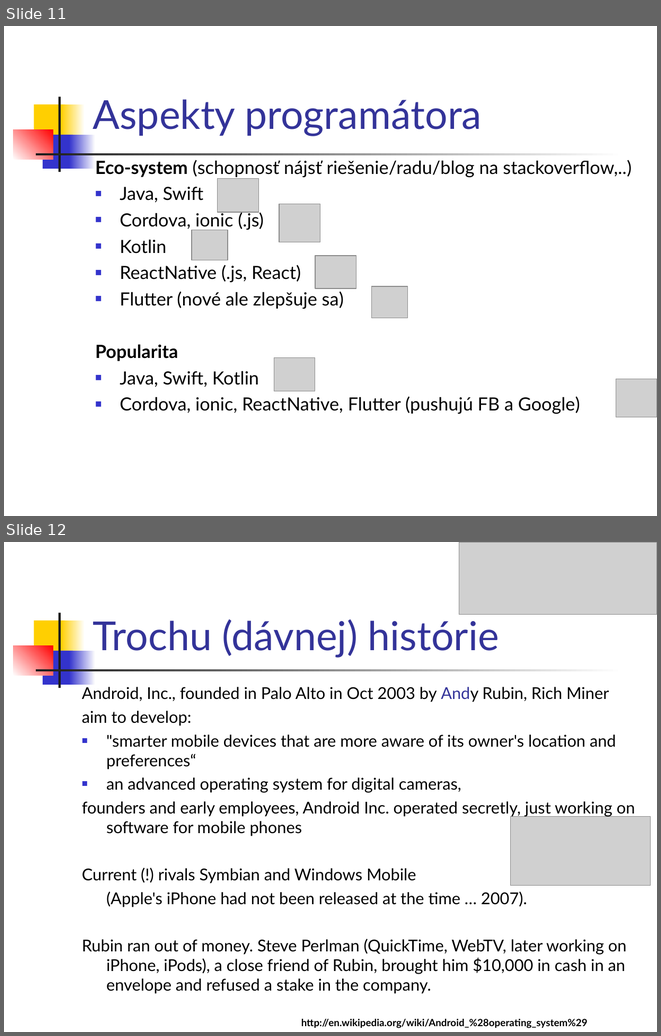
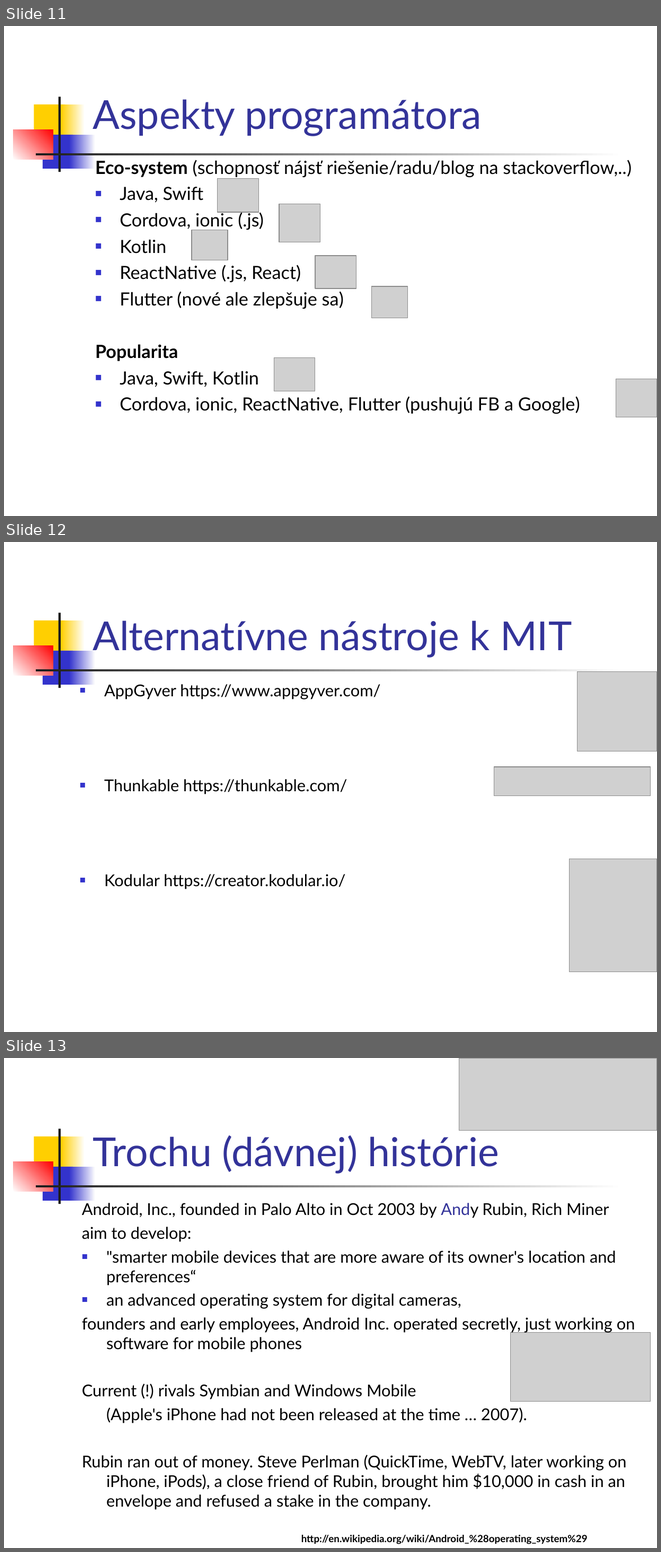
Before and after one commit to vmandro/Prednasky, a slide deck: 00/00_Uvod.ppt. Shown one above the other, each under a label of ours: slides 11 and 12 before the commit, slides 11, 12 and 13 after it. The pictures are 661x1036 and 661x1552 pixels, drawn with LibreOffice and Linux fonts; fonts in the diff are those of the drawing; grey boxes stand for pictures. Boxes give left, top, right and bottom in pixels: in the first picture for what was removed or moved away, otherwise in the second. Text is boxed around its words. In the diff, an @@ line names an element or a change of style, - is before the commit and + after.

```diff
--- a/00/00_Uvod.ppt
+++ b/00/00_Uvod.ppt
@@ slide 12 added at (4,542,657,1032), background #FFFFFF; not listed: 7 template elements that a slide beside it also shows @@
@@ title added at (93,620,572,657), 44 pt, text #333399 @@
+Alternatívne nástroje k MIT
@@ text added at (104,684,380,889), 18 pt, text #000000 @@
+■ AppGyver https://www.appgyver.com/
+■ Thunkable https://thunkable.com/
+■ Kodular https://creator.kodular.io/
@@ picture added at (577,671,657,751) @@
@@ picture added at (494,767,650,796) @@
@@ picture added at (570,859,657,972) @@
@@ what was slide 12 is now slide 13 @@
```
Also in this commit, not shown: 5 other files.
